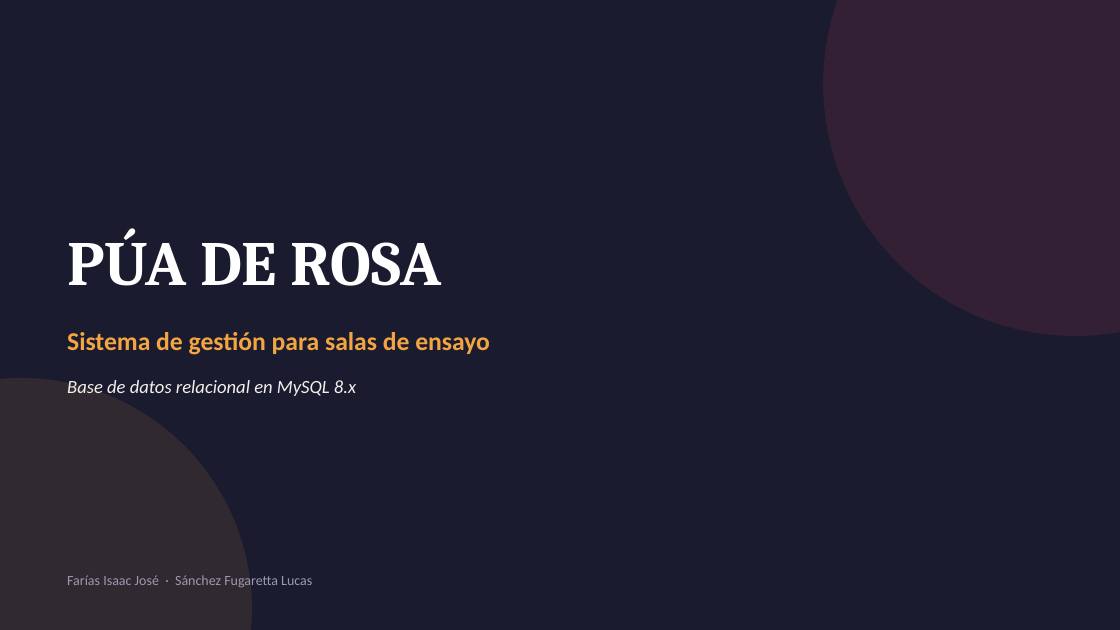
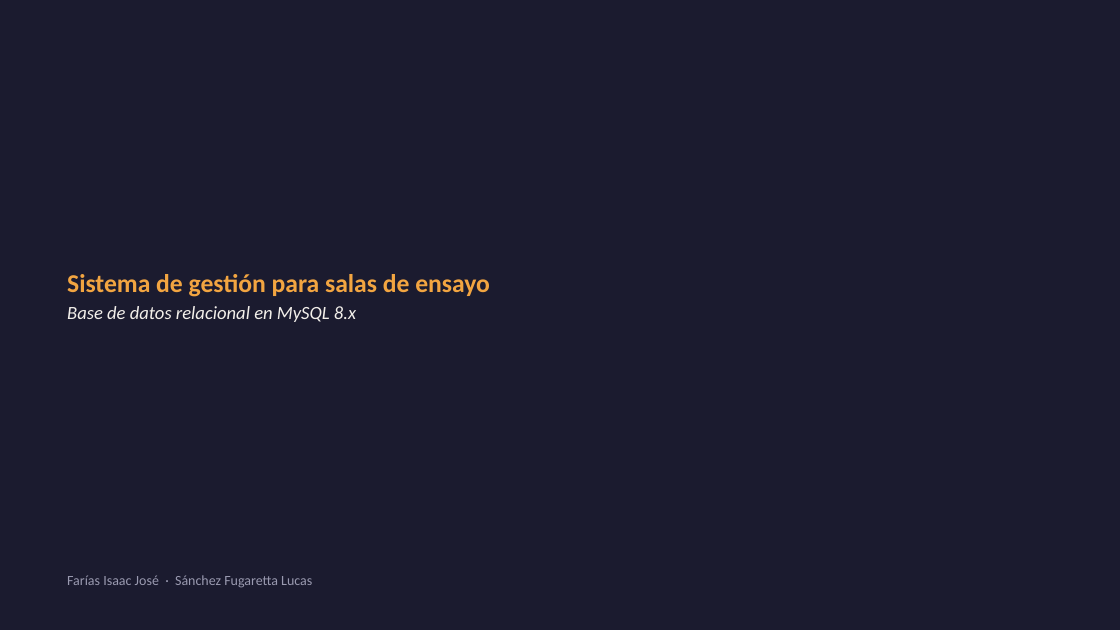
Before and after one commit to SancLucas/Base-de-Datos--Salas-de-Ensayo, a slide deck: slide 1 of Pua_de_Rosa_Deck.pptx. Drawn at 1120x630 pixels with LibreOffice and Linux fonts; fonts in the diff are those of the drawing. Boxes give left, top, right and bottom in pixels: in the first picture for what was removed or moved away, otherwise in the second. Text is boxed around its words. In the diff, an @@ line names an element or a change of style, - is before the commit and + after.

```diff
--- a/Pua_de_Rosa_Deck.pptx
+++ b/Pua_de_Rosa_Deck.pptx
@@ ellipse removed at [823, 0, 1120, 336] @@
@@ text removed at [67, 228, 441, 286] @@
-PÚA DE ROSA
@@ text "Sistema de gestión para salas ...": place and size @@
-text "Sistema de gestión para salas ..." at [67, 332, 490, 355]
+text "Sistema de gestión para salas ..." at [67, 274, 490, 297]
@@ text "Base de datos relacional en ...": place and size @@
-text "Base de datos relacional en ..." at [67, 380, 356, 396]
+text "Base de datos relacional en ..." at [67, 306, 356, 322]
@@ ellipse removed at [0, 378, 252, 630] @@
```
Also in this commit, not shown: 9 other slides changed, 1 slide added.
